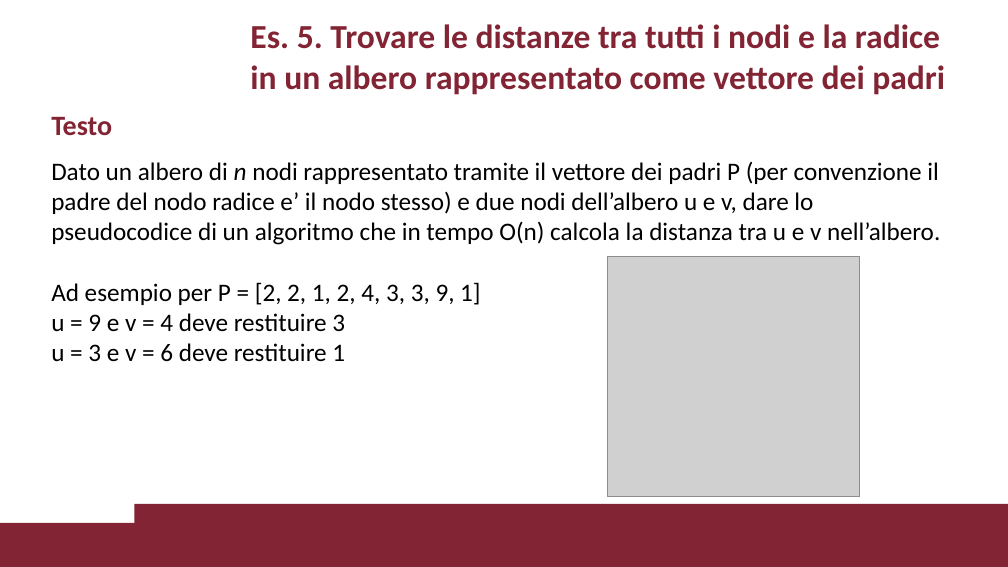
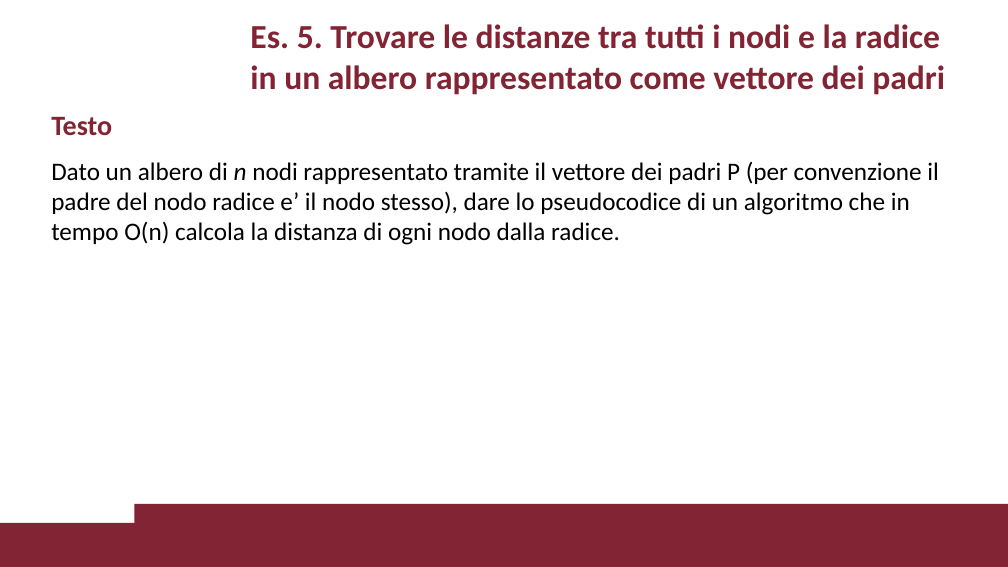
Before and after one commit to VincenzoImp/PDA, a slide deck: slide 14 of Esercitazione3/Esercitazione3.pptx (slide 13 before the commit). Drawn at 1008x567 pixels with LibreOffice and Linux fonts; fonts in the diff are those of the drawing; grey boxes stand for pictures; background and template pictures are left out. Boxes give left, top, right and bottom in pixels: in the first picture for what was removed or moved away, otherwise in the second. Text is boxed around its words. In the diff, an @@ line names an element or a change of style, - is before the commit and + after.

```diff
--- a/Esercitazione3/Esercitazione3.pptx
+++ b/Esercitazione3/Esercitazione3.pptx
@@ text at <box>51,162,939,245</box>: text changed @@
-Dato un albero di n nodi rappresentato tramite il vettore dei padri P (per convenzione il padre del nodo radice e’ il nodo stesso) e due nodi dell’albero u e v, dare lo pseudocodice di un algoritmo che in tempo O(n) calcola la distanza tra u e v nell’albero.
-Ad esempio per P = [2, 2, 1, 2, 4, 3, 3, 9, 1]
-u = 9 e v = 4 deve restituire 3
-u = 3 e v = 6 deve restituire 1
+Dato un albero di n nodi rappresentato tramite il vettore dei padri P (per convenzione il padre del nodo radice e’ il nodo stesso), dare lo pseudocodice di un algoritmo che in tempo O(n) calcola la distanza di ogni nodo dalla radice.
@@ picture removed at <box>608,256,860,497</box> @@
```
Also in this commit, not shown: 7 other slides changed, 4 slides added, 1 slide removed, 5 other files.
